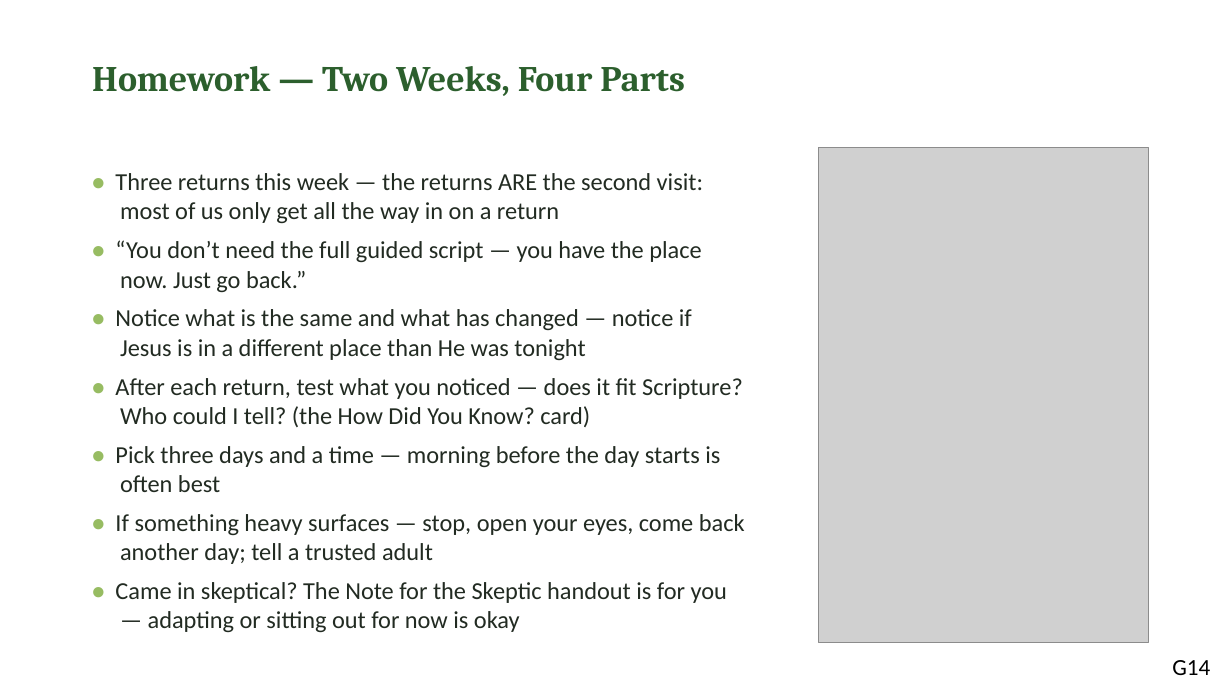
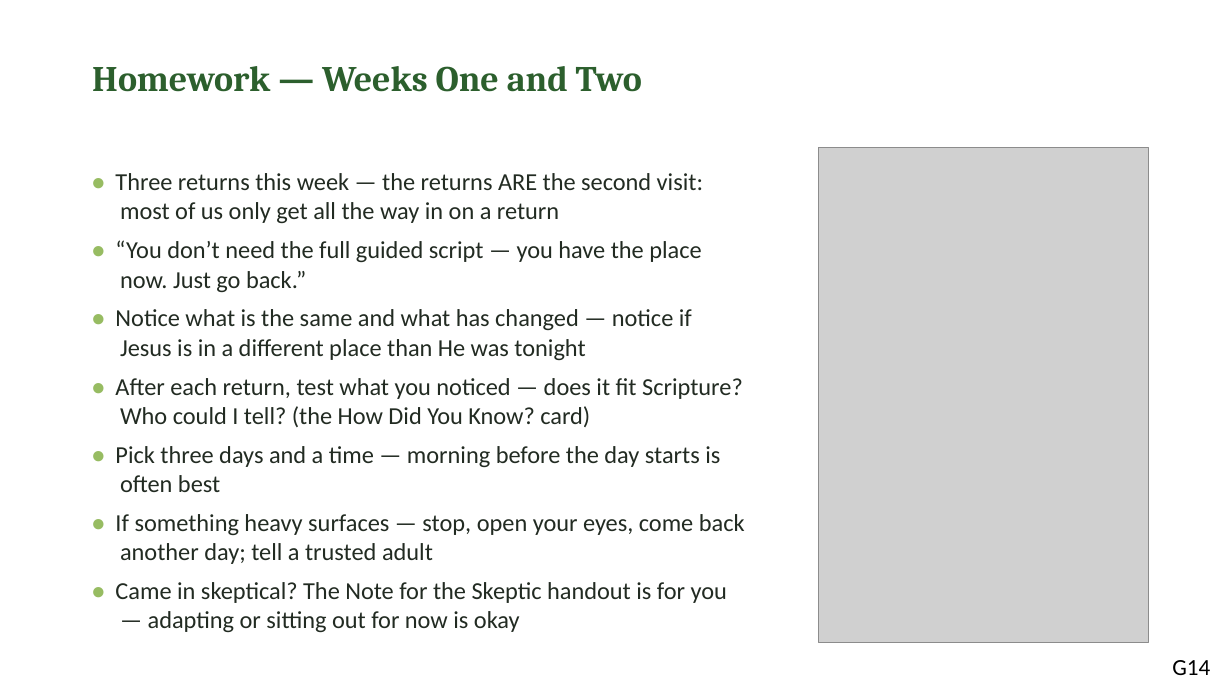
Before and after one commit to jgtittle-ministries/fellowship-of-the-heart-pilot-at-cca-dev, a slide deck: slide 14 of _implementation-notes/evening-series/FotH Evening Session 9-10 Combined Slides DRAFT v1.pptx. Drawn at 1232x693 pixels with LibreOffice and Linux fonts; fonts in the diff are those of the drawing; grey boxes stand for pictures. Boxes give left, top, right and bottom in pixels: in the first picture for what was removed or moved away, otherwise in the second. Text is boxed around its words. In the diff, an @@ line names an element or a change of style, - is before the commit and + after.

```diff
--- a/_implementation-notes/evening-series/FotH Evening Session 9-10 Combined Slides DRAFT v1.pptx
+++ b/_implementation-notes/evening-series/FotH Evening Session 9-10 Combined Slides DRAFT v1.pptx
@@ text at (92,66,642,92): text changed @@
-Homework — Two Weeks, Four Parts
+Homework — Weeks One and Two
```
Also in this commit, not shown: 5 other slides changed, 1 slide added, 10 other files.
